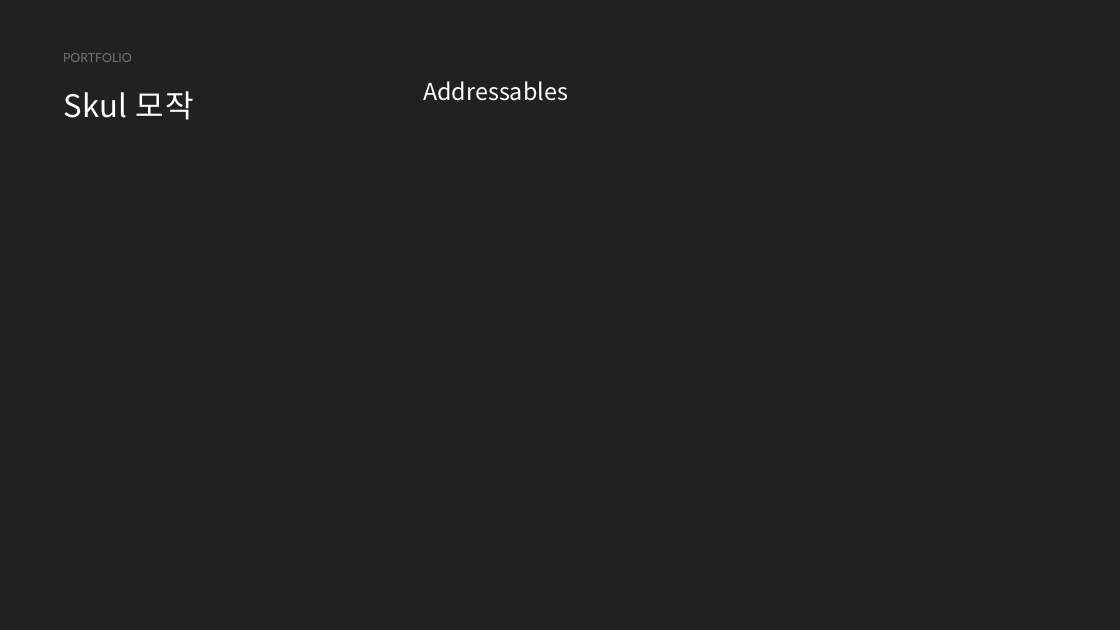
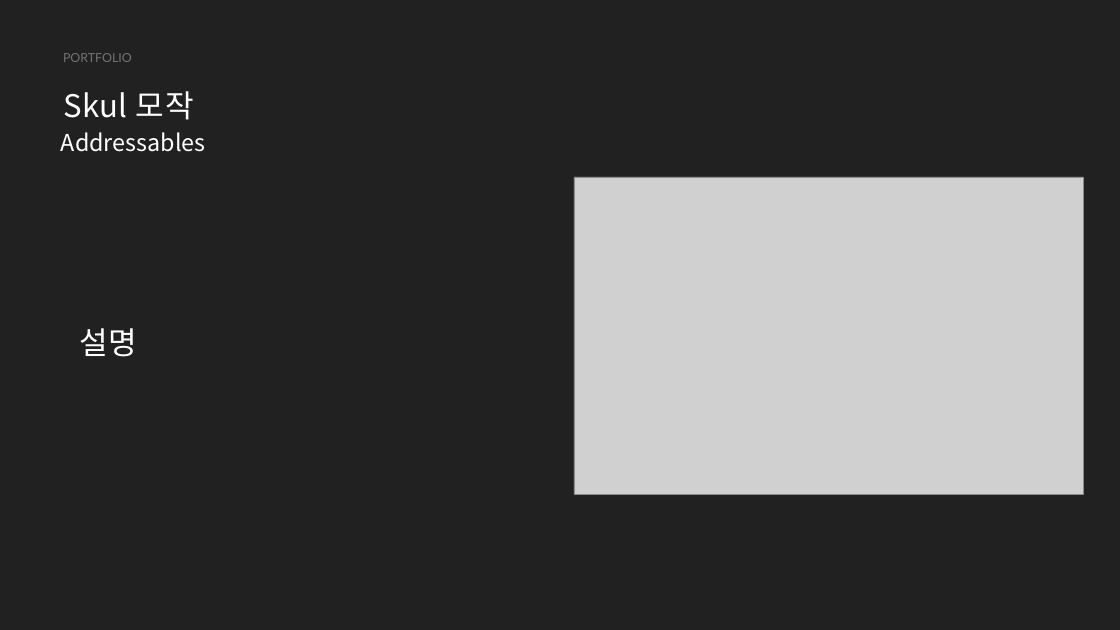
Before and after one commit to hanabi2356/Skul, a slide deck: slide 8 of 포트폴리오.pptx. Drawn at 1120x630 pixels with LibreOffice and Linux fonts; fonts in the diff are those of the drawing; grey boxes stand for pictures. Boxes give left, top, right and bottom in pixels: in the first picture for what was removed or moved away, otherwise in the second. Text is boxed around its words. In the diff, an @@ line names an element or a change of style, - is before the commit and + after.

```diff
--- a/포트폴리오.pptx
+++ b/포트폴리오.pptx
@@ text "Addressables": place and size @@
-text "Addressables" at <box>423,81,568,101</box>
+text "Addressables" at <box>61,132,206,152</box>
@@ picture added at <box>574,177,1084,494</box> @@
@@ text added at <box>79,328,137,357</box>, 40 pt, text #FFFFFF @@
+설명
```
Also in this commit, not shown: 6 other slides changed.
